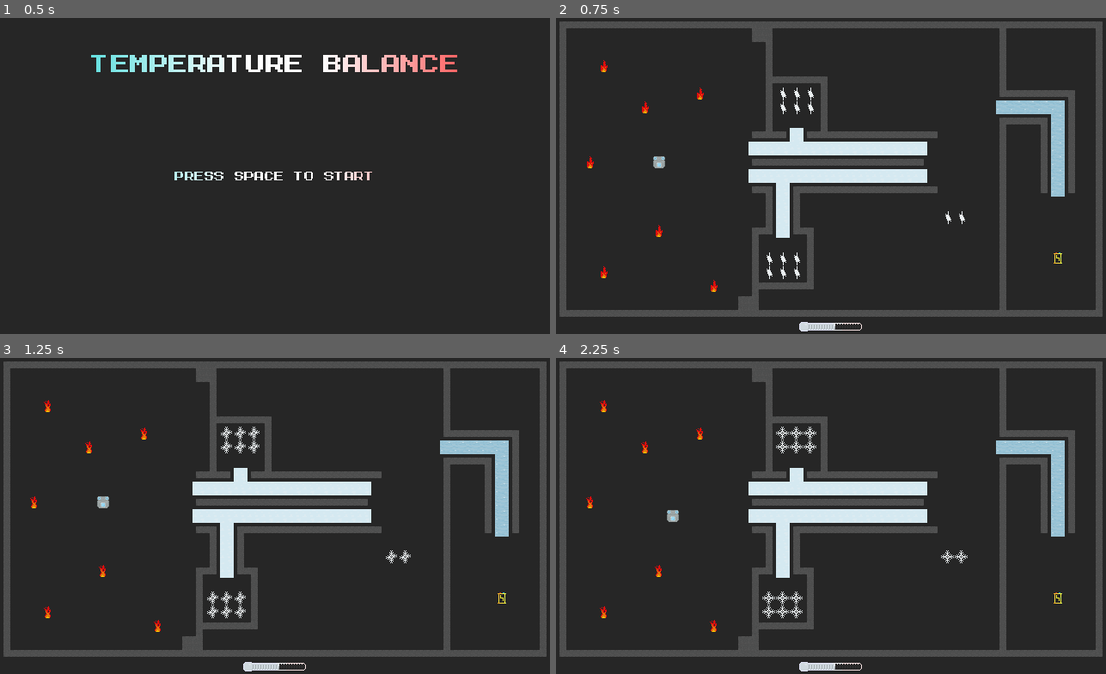
Above: before the commit, frames 1-4 (two rows, left to right).
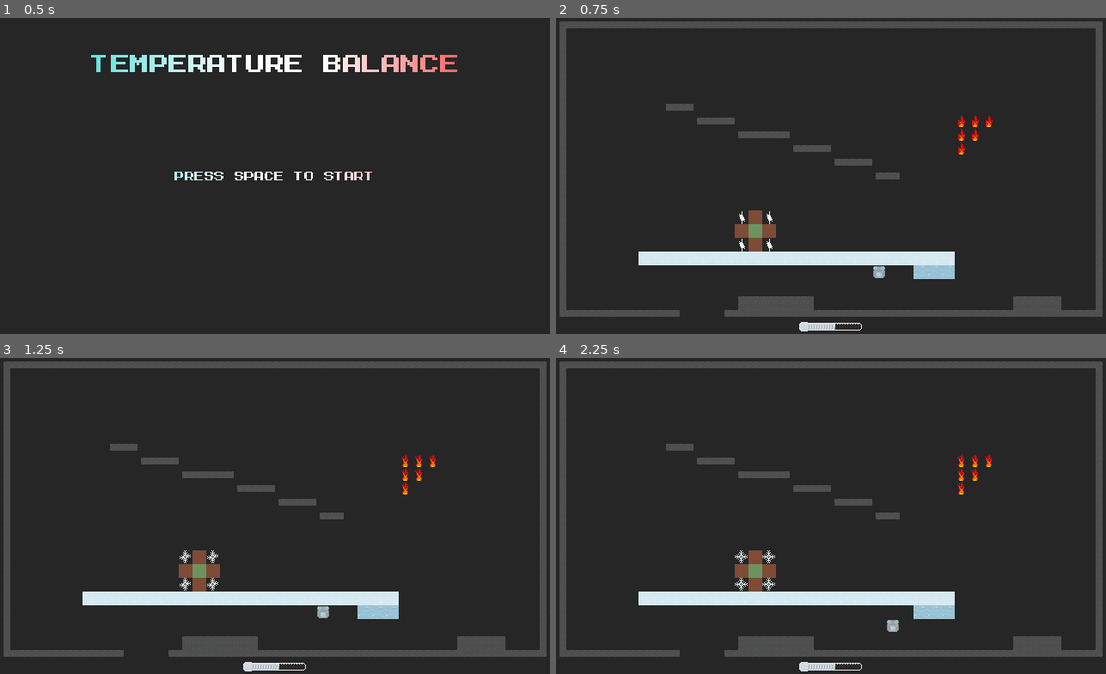
Above: after the commit, the same moments.

Repository: PhotonChaos/TemperatureBalance
Game: Godot game, scene res://scenes/main.tscn
Same seed, same stepped clock (60 frames per second), same inputs: the game is played once before the commit and once after it.
Inputs (mouse positions are in pixels of both pictures, inside the frame that each line leads up to):
- Up to frame 1 (0.5 s): no input
- Up to frame 2 (0.75 s): tap Space (start_game) at 0.5 s; move the mouse to (952, 160) at 0.52 s; hold Right (move_right) from 0.53 s (still down); hold Space (start_game) from 0.53 s (still down); click (952, 160) at 0.67 s
- Up to frame 3 (1.25 s): keep holding Right (move_right); keep holding Space (start_game)
- Up to frame 4 (2.25 s): move the mouse to (721, 531) at 1.27 s; release Right (move_right) at 1.28 s; release Space (start_game) at 1.28 s; hold Down (move_down) 1.28-2.03 s; tap Space (start_game) at 1.35 s; move the mouse to (886, 446) at 2.02 s; hold Right (move_right) from 2.03 s (still down); hold Space (start_game) from 2.03 s (still down)

Frame 1 is identical in both runs. In frame 2, 16% of the frame differs, in the area x 5-95%, y 3-95%; in frame 3, 16%; in frame 4, 16%.

Commit message:
made fire louder

Diff:
--- a/scenes/main.tscn
+++ b/scenes/main.tscn
@@ -19,7 +19,6 @@
 [node name="MainGame" type="Node2D"]
 script = ExtResource("1_yeod1")
 levels = Array[PackedScene]([ExtResource("2_bh3j1"), ExtResource("3_bkkma"), ExtResource("4_ncwfd"), ExtResource("5_jamrn"), ExtResource("6_tnap7"), ExtResource("7_12tus")])
-level_test_index = 5
 
 [node name="SoundtrackHandler" parent="." instance=ExtResource("3_j0vxa")]
 
@@ -41,7 +40,6 @@
 
 [node name="HotPickupSfxHandler" parent="." instance=ExtResource("10_2l2ee")]
 stream = ExtResource("14_lkvoy")
-volume_db = -8.0
 
 [node name="MenuLayer" type="CanvasLayer" parent="."]
 
Not shown, added: textures/LittleGuyOverheating-Sheet.png.import
